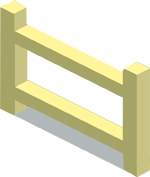
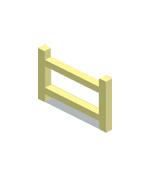
Before/after of a 150×177 layered artwork. What changed in the layer stack:
painted on "2" over [0, 0, 150, 177]
painted on "1" over [0, 92, 150, 173]
